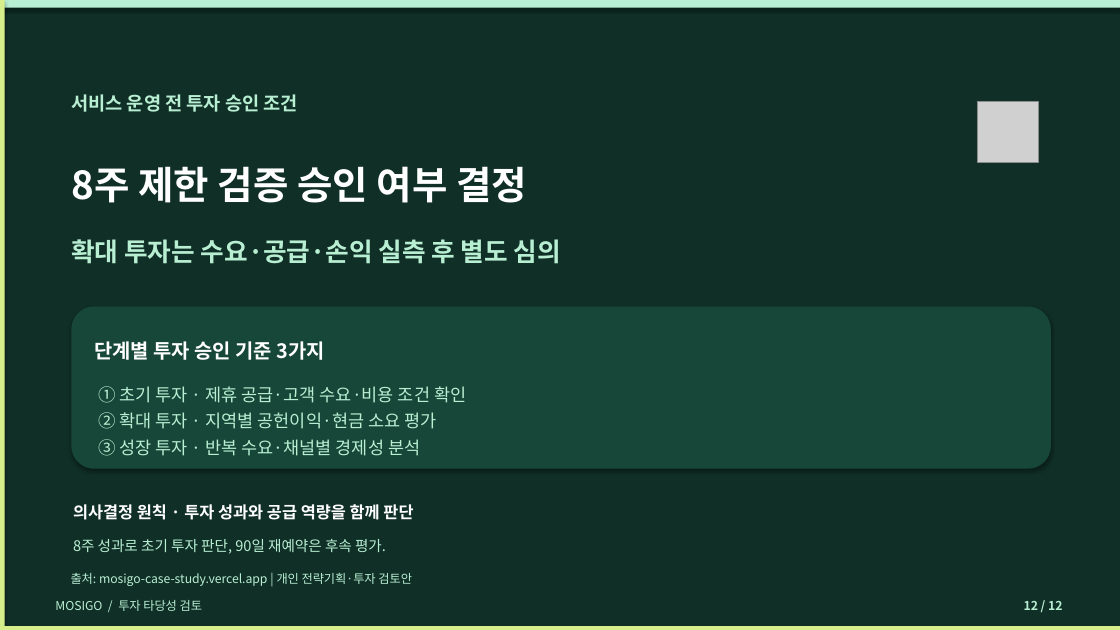
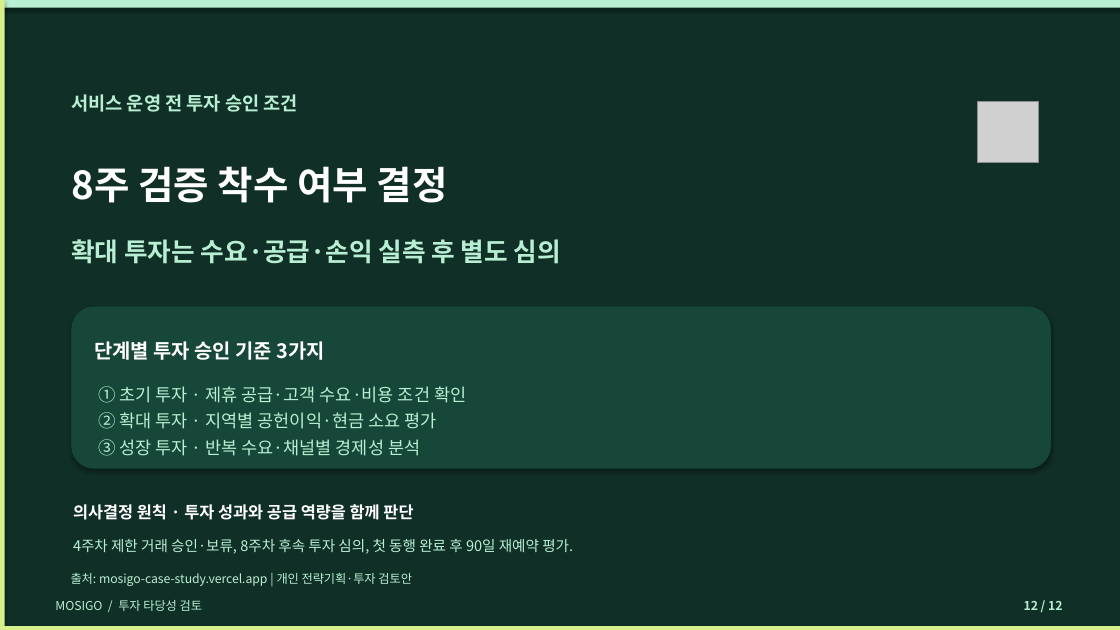
Before and after one commit to dohyunkimmm/mosigo-case-study, a slide deck: slide 12 of downloads/MOSIGO_IR_Investment_Review_12slides.pptx. Drawn at 1120x630 pixels with LibreOffice and Linux fonts; fonts in the diff are those of the drawing; grey boxes stand for pictures. Boxes give left, top, right and bottom in pixels: in the first picture for what was removed or moved away, otherwise in the second. Text is boxed around its words. In the diff, an @@ line names an element or a change of style, - is before the commit and + after.

```diff
--- a/downloads/MOSIGO_IR_Investment_Review_12slides.pptx
+++ b/downloads/MOSIGO_IR_Investment_Review_12slides.pptx
@@ text at box(71, 166, 448, 203): text changed @@
-8주 제한 검증 승인 여부 결정
+8주 검증 착수 여부 결정
@@ text at box(73, 539, 573, 554): text changed @@
-8주 성과로 초기 투자 판단, 90일 재예약은 후속 평가.
+4주차 제한 거래 승인·보류, 8주차 후속 투자 심의, 첫 동행 완료 후 90일 재예약 평가.
```
Also in this commit, not shown: 2 other slides changed, 32 other files.
